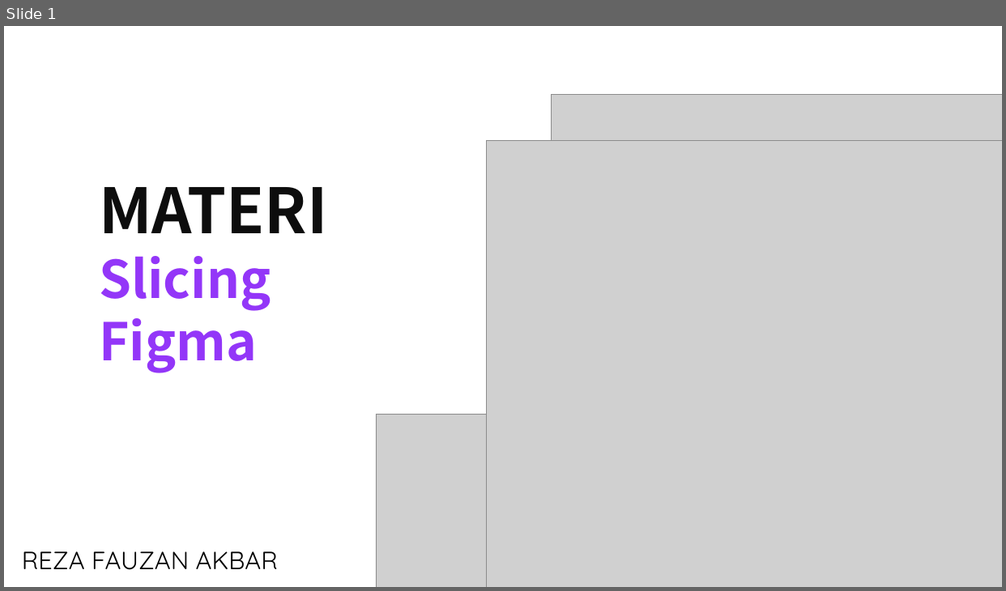
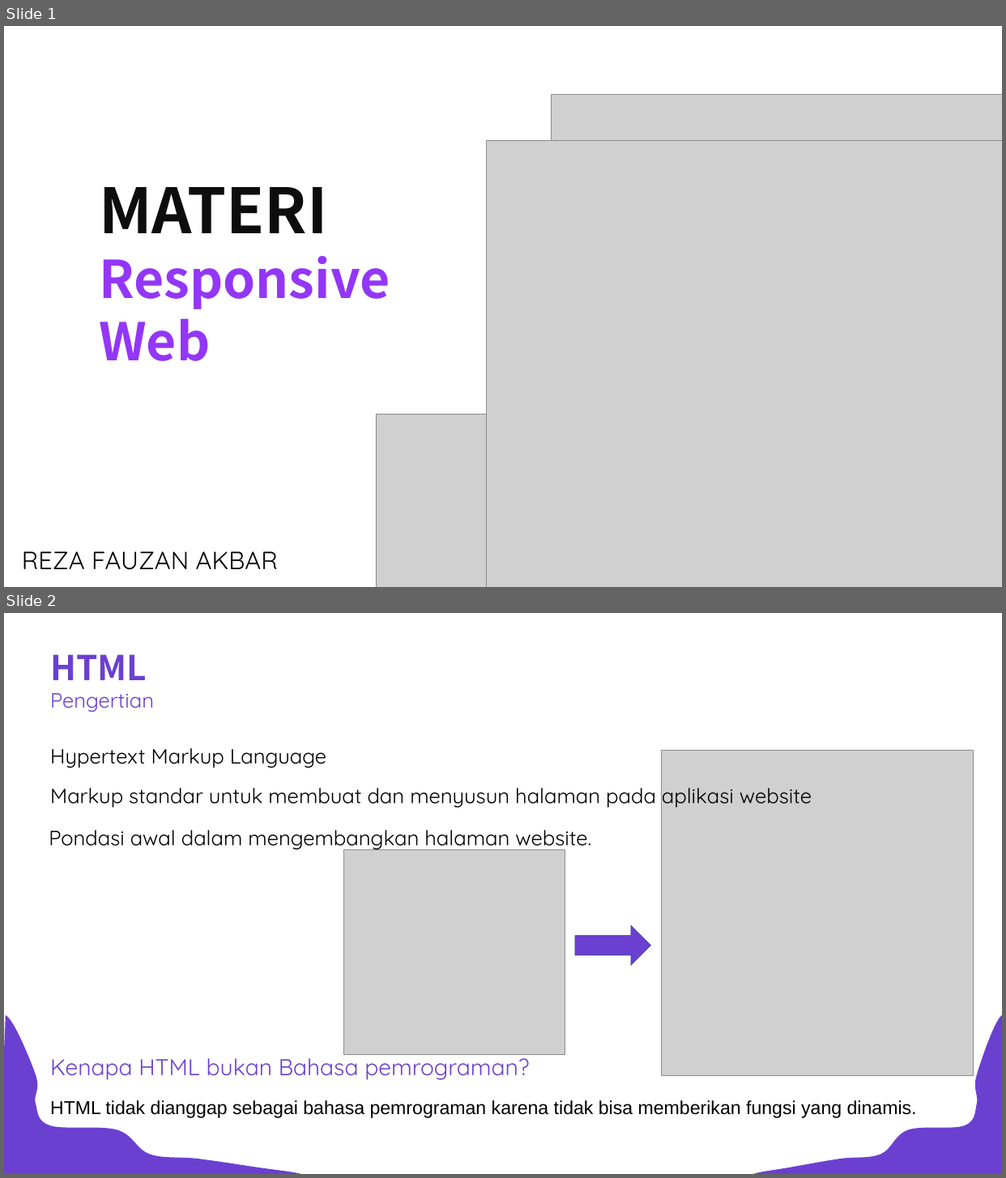
Before and after one commit to rezafauzanakbar/slicing_food_recipes, a slide deck: objective.pptx. Shown one above the other, each under a label of ours: slide 1 before the commit, slides 1 and 2 after it. The pictures are 1006x591 and 1006x1178 pixels, drawn with LibreOffice and Linux fonts; fonts in the diff are those of the drawing; grey boxes stand for pictures. Boxes give left, top, right and bottom in pixels: in the first picture for what was removed or moved away, otherwise in the second. Text is boxed around its words. In the diff, an @@ line names an element or a change of style, - is before the commit and + after.

```diff
--- a/objective.pptx
+++ b/objective.pptx
@@ slide 2 added at (4, 613, 1002, 1174), background #FFFFFF @@
@@ text added at (50, 654, 147, 680), 66 pt, text #6B40D1, bold @@
+HTML
@@ text added at (50, 693, 154, 712), 40 pt, text #6B40D1 @@
+Pengertian
@@ text added at (50, 748, 326, 768), 40 pt, text #000000 @@
+Hypertext Markup Language
@@ picture added at (662, 751, 973, 1076) @@
@@ text added at (50, 788, 812, 807), 40 pt, text #000000 @@
+Markup standar untuk membuat dan menyusun halaman pada aplikasi website
@@ text added at (49, 830, 591, 851), 40 pt, text #000000 @@
+Pondasi awal dalam mengembangkan halaman website.
@@ picture added at (343, 850, 565, 1054) @@
@@ right arrow added at (575, 926, 651, 965), fill #6B40D1, outline #325491 1 pt @@
@@ freeform shape added at (4, 1016, 301, 1174), fill #6B40D1 @@
@@ freeform shape added at (753, 1016, 1002, 1174), fill #6B40D1 @@
@@ text added at (50, 1052, 529, 1080), 44 pt, text #6B40D1 @@
+Kenapa HTML bukan Bahasa pemrograman?
@@ text added at (50, 1101, 917, 1118), 36 pt, text #000000 @@
+HTML tidak dianggap sebagai bahasa pemrograman karena tidak bisa memberikan fungsi yang dinamis.
@@ slide 1 changed as well @@
@@ text at (99, 256, 390, 361): text changed @@
-Slicing
-Figma
+Responsive
+Web
```
Also in this commit, not shown: 7 other slides added, 8 slides removed, 12 other files.
